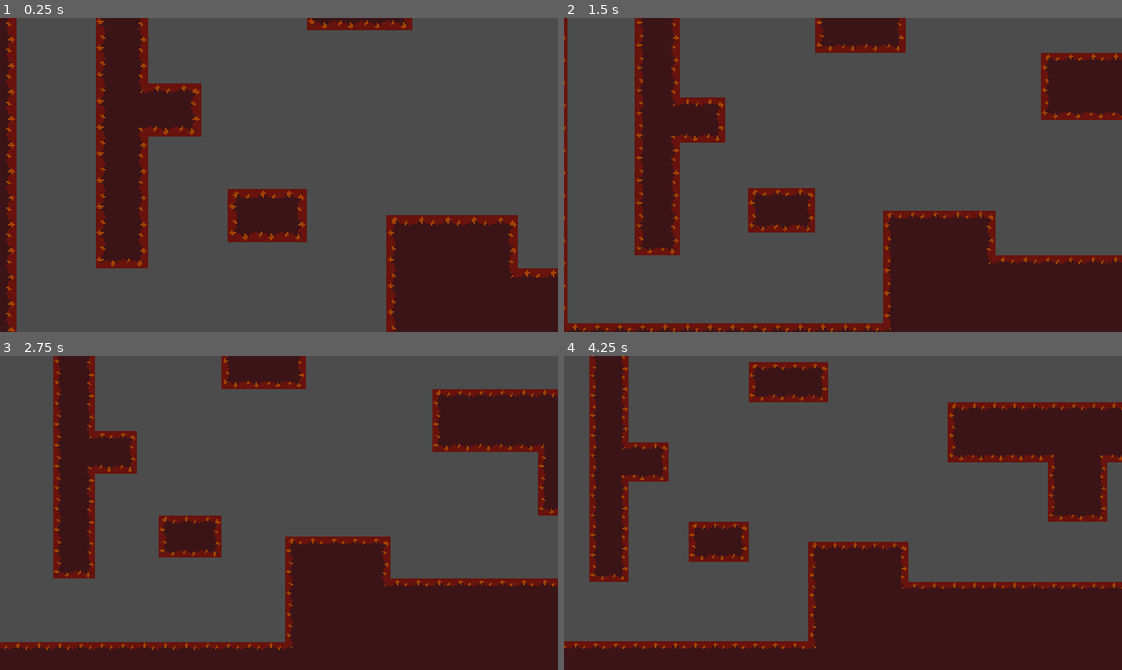
Above: before the commit, frames 1-4 (two rows, left to right).
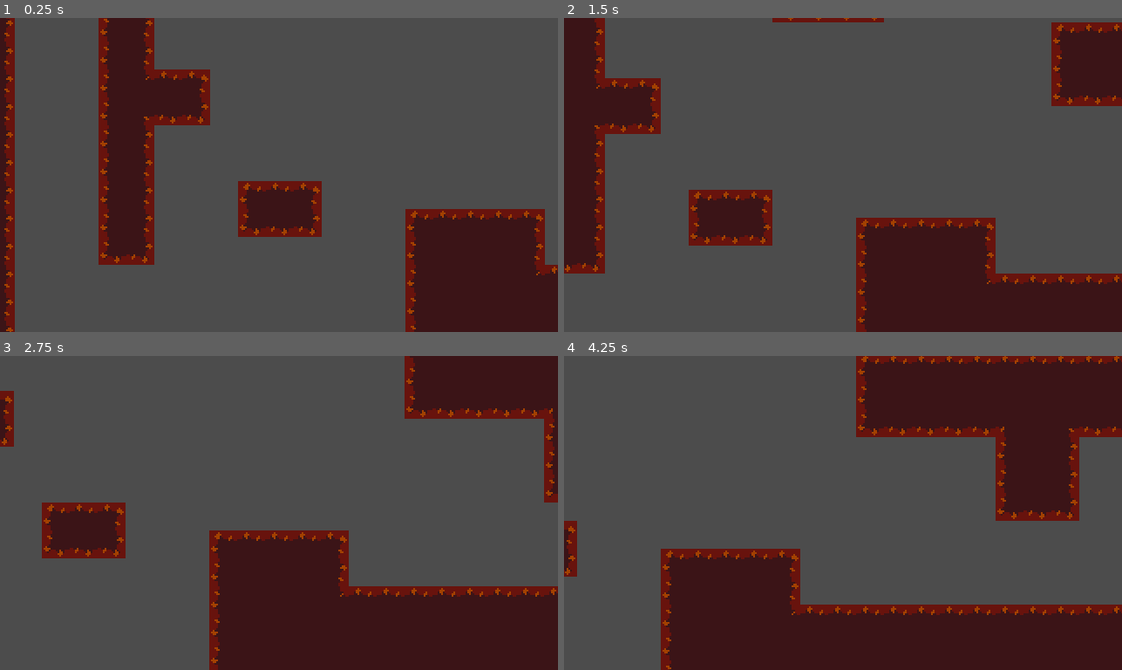
Above: after the commit, the same moments.

Repository: debobrad579/Labyrinth
Game: Godot game, scene res://Main.tscn
The game is run twice, just before and just after one commit, with the same random seed, the same clock (stepped at 60 frames per second) and the same inputs.
Inputs (mouse positions are in pixels of both pictures, inside the frame that each line leads up to):
- Up to frame 1 (0.25 s): no input
- Up to frame 2 (1.5 s): move the mouse to (965, 159) at 0.52 s; hold D (walk_right_p1) from 0.53 s (still down); click (965, 159) at 0.6 s; tap Space (jump_p1) at 0.77 s; move the mouse to (731, 190) at 1.27 s; right-click (731, 190) at 1.35 s
- Up to frame 3 (2.75 s): tap Space (jump_p1) at 1.52 s; move the mouse to (334, 443) at 2.02 s; release D (walk_right_p1) at 2.03 s; hold A (walk_left_p1) from 2.03 s (still down); tap F (dash_p1) at 2.1 s
- Up to frame 4 (4.25 s): move the mouse to (815, 575) at 2.77 s; release A (walk_left_p1) at 2.78 s; hold D (walk_right_p1) from 2.78 s (still down); tap Left (walk_left_p2) at 2.85 s; tap Space (jump_p1) at 3.02, 3.77 s; move the mouse to (1010, 560) at 3.52 s; tap Right (walk_right_p2) at 3.6 s

The runs differ from the first frame. In frame 1, 12% of the frame differs, in the area x 0-100%, y 0-100%; in frame 2, 29%; in frame 3, 30%; in frame 4, 42%.

Commit message:
Add ability to die. Yay!

Diff:
--- a/Enemies/BasicGroundEnemy.tscn
+++ b/Enemies/BasicGroundEnemy.tscn
@@ -9,6 +9,9 @@
 extents = Vector2( 8, 8 )
 
 [sub_resource type="RectangleShape2D" id=2]
+
+[sub_resource type="RectangleShape2D" id=3]
+extents = Vector2( 8, 8 )
 
 [node name="BasicGroundEnemy" type="KinematicBody2D"]
 collision_layer = 16
@@ -25,6 +28,11 @@
 shape = SubResource( 2 )
 
 [node name="Hitbox" parent="." instance=ExtResource( 2 )]
+collision_layer = 8
+collision_mask = 64
+
+[node name="CollisionShape2D" parent="Hitbox" index="0"]
+shape = SubResource( 3 )
 
 [node name="Stats" parent="." instance=ExtResource( 3 )]
 maxHealth = 3
@@ -46,3 +54,5 @@
 [connection signal="no_health" from="Stats" to="." method="_on_Stats_no_health"]
 
 [editable path="Hurtbox"]
+
+[editable path="Hitbox"]
--- a/Enemies/FlyingEnemy.tscn
+++ b/Enemies/FlyingEnemy.tscn
@@ -7,15 +7,19 @@
 [ext_resource path="res://ReusableNodes/PlayerDetection.tscn" type="PackedScene" id=5]
 [ext_resource path="res://ReusableNodes/WanderController.tscn" type="PackedScene" id=6]
 [ext_resource path="res://ReusableNodes/ObjectDetector.tscn" type="PackedScene" id=7]
+[ext_resource path="res://ReusableNodes/Hitbox.gd" type="Script" id=8]
 
 [sub_resource type="CapsuleShape2D" id=1]
 radius = 8.0
 height = 0.0
 
 [sub_resource type="CircleShape2D" id=2]
+radius = 8.0
+
+[sub_resource type="CircleShape2D" id=3]
 radius = 9.15557
 
-[sub_resource type="CircleShape2D" id=3]
+[sub_resource type="CircleShape2D" id=4]
 radius = 96.0
 
 [node name="FlyingEnemy" type="KinematicBody2D"]
@@ -31,20 +35,26 @@
 maxHealth = 5
 
 [node name="Hitbox" parent="." instance=ExtResource( 3 )]
+collision_layer = 8
+collision_mask = 64
+script = ExtResource( 8 )
+
+[node name="CollisionShape2D" parent="Hitbox" index="0"]
+shape = SubResource( 2 )
 
 [node name="Hurtbox" parent="." instance=ExtResource( 4 )]
 collision_layer = 4
 collision_mask = 32
 
 [node name="CollisionShape2D" parent="Hurtbox" index="0"]
-shape = SubResource( 2 )
+shape = SubResource( 3 )
 
 [node name="PlayerDetection" parent="." instance=ExtResource( 5 )]
 visible = false
 
 [node name="CollisionShape2D" parent="PlayerDetection" index="0"]
 modulate = Color( 1, 1, 1, 0.286275 )
-shape = SubResource( 3 )
+shape = SubResource( 4 )
 
 [node name="WanderController" parent="." instance=ExtResource( 6 )]
 
@@ -57,6 +67,8 @@
 [connection signal="no_health" from="Stats" to="." method="_on_Stats_no_health"]
 [connection signal="area_entered" from="Hurtbox" to="." method="_on_Hurtbox_area_entered"]
 
+[editable path="Hitbox"]
+
 [editable path="Hurtbox"]
 
 [editable path="PlayerDetection"]
--- a/Enemies/GroundEnemy.tscn
+++ b/Enemies/GroundEnemy.tscn
@@ -8,11 +8,14 @@
 [ext_resource path="res://ReusableNodes/WanderController.tscn" type="PackedScene" id=6]
 
 [sub_resource type="RectangleShape2D" id=1]
+extents = Vector2( 8, 8 )
 
 [sub_resource type="RectangleShape2D" id=2]
+
+[sub_resource type="RectangleShape2D" id=3]
 extents = Vector2( 72, 24 )
 
-[sub_resource type="RectangleShape2D" id=3]
+[sub_resource type="RectangleShape2D" id=4]
 extents = Vector2( 8, 8 )
 
 [node name="GroundEnemy" type="KinematicBody2D"]
@@ -20,25 +23,30 @@
 script = ExtResource( 5 )
 
 [node name="Hitbox" parent="." instance=ExtResource( 1 )]
+collision_layer = 8
+collision_mask = 64
+
+[node name="CollisionShape2D" parent="Hitbox" index="0"]
+shape = SubResource( 1 )
 
 [node name="Hurtbox" parent="." instance=ExtResource( 3 )]
 collision_layer = 4
 collision_mask = 32
 
 [node name="CollisionShape2D" parent="Hurtbox" index="0"]
-shape = SubResource( 1 )
+shape = SubResource( 2 )
 
 [node name="PlayerDetection" parent="." instance=ExtResource( 4 )]
 visible = false
 
 [node name="CollisionShape2D" parent="PlayerDetection" index="0"]
-shape = SubResource( 2 )
+shape = SubResource( 3 )
 
 [node name="Stats" parent="." instance=ExtResource( 2 )]
 maxHealth = 5
 
 [node name="CollisionShape2D" type="CollisionShape2D" parent="."]
-shape = SubResource( 3 )
+shape = SubResource( 4 )
 
 [node name="WanderController" parent="." instance=ExtResource( 6 )]
 WANDER_RANGE = 64
@@ -58,6 +66,8 @@
 [connection signal="area_entered" from="Hurtbox" to="." method="_on_Hurtbox_area_entered"]
 [connection signal="no_health" from="Stats" to="." method="_on_Stats_no_health"]
 
+[editable path="Hitbox"]
+
 [editable path="Hurtbox"]
 
 [editable path="PlayerDetection"]
--- a/Main.tscn
+++ b/Main.tscn
@@ -6,7 +6,6 @@
 [ext_resource path="res://Enemies/FlyingEnemy.tscn" type="PackedScene" id=4]
 [ext_resource path="res://Enemies/BasicGroundEnemy.tscn" type="PackedScene" id=5]
 [ext_resource path="res://Enemies/GroundEnemy.tscn" type="PackedScene" id=6]
-[ext_resource path="res://Player/Player2.tscn" type="PackedScene" id=7]
 
 [node name="Main" type="Node2D"]
 
@@ -15,9 +14,6 @@
 
 [node name="Player1" parent="." instance=ExtResource( 3 )]
 position = Vector2( 170.5, 22.5 )
-
-[node name="Player2" parent="." instance=ExtResource( 7 )]
-position = Vector2( 191, 9 )
 
 [node name="Camera" parent="." instance=ExtResource( 2 )]
 pixel_stretch_point = 100
--- a/Player/Player.gd
+++ b/Player/Player.gd
@@ -67,6 +67,7 @@
 onready var attackPivot = $BasicAttackPivot
 onready var attack_hitbox = $BasicAttackPivot/BasicAttack/CollisionShape2D
 onready var attack_hitbox2 = $BasicAttackPivot/BasicAttack
+onready var stats = $Stats
 
 # Player Platforming Variables
 var motion = Vector2.ZERO
@@ -269,3 +270,10 @@
 
 func _on_AttackTimer_timeout():
 	attack_hitbox.disabled = true
+
+func _on_PlayerHurtbox_area_entered(area):
+	stats.health -= area.damage
+	print("hi")
+
+func _on_Stats_no_health():
+	queue_free()
--- a/Player/Player.tscn
+++ b/Player/Player.tscn
@@ -1,7 +1,8 @@
-[gd_scene load_steps=6 format=2]
+[gd_scene load_steps=8 format=2]
 
 [ext_resource path="res://Player/Player.gd" type="Script" id=1]
 [ext_resource path="res://Player/BasicAttack.gd" type="Script" id=2]
+[ext_resource path="res://ReusableNodes/Stats.tscn" type="PackedScene" id=3]
 
 [sub_resource type="RectangleShape2D" id=1]
 extents = Vector2( 3.92402, 9.71526 )
@@ -13,6 +14,9 @@
 [sub_resource type="CapsuleShape2D" id=3]
 radius = 3.93126
 height = 7.22008
+
+[sub_resource type="RectangleShape2D" id=4]
+extents = Vector2( 3.43045, 9.20993 )
 
 [node name="Player" type="KinematicBody2D" groups=[
 "Players",
@@ -79,7 +83,19 @@
 [node name="CollisionShape2D" type="CollisionShape2D" parent="BasicAttackPivot/BasicAttack"]
 shape = SubResource( 3 )
 disabled = true
+
+[node name="PlayerHurtbox" type="Area2D" parent="."]
+collision_layer = 64
+collision_mask = 8
+
+[node name="CollisionShape2D" type="CollisionShape2D" parent="PlayerHurtbox"]
+shape = SubResource( 4 )
+
+[node name="Stats" parent="." instance=ExtResource( 3 )]
+maxHealth = 5
 [connection signal="body_entered" from="WallDetector" to="." method="_on_WallDetector_body_entered"]
 [connection signal="body_exited" from="WallDetector" to="." method="_on_WallDetector_body_exited"]
 [connection signal="timeout" from="WallJumpTimer" to="." method="_on_WallJumpTimer_timeout"]
 [connection signal="timeout" from="AttackTimer" to="." method="_on_AttackTimer_timeout"]
+[connection signal="area_entered" from="PlayerHurtbox" to="." method="_on_PlayerHurtbox_area_entered"]
+[connection signal="no_health" from="Stats" to="." method="_on_Stats_no_health"]
--- /dev/null
+++ b/ReusableNodes/Hitbox.gd
@@ -0,0 +1,3 @@
+extends Area2D
+
+export var damage = 1
--- a/ReusableNodes/Hitbox.tscn
+++ b/ReusableNodes/Hitbox.tscn
@@ -1,5 +1,8 @@
-[gd_scene format=2]
+[gd_scene load_steps=2 format=2]
+
+[ext_resource path="res://ReusableNodes/Hitbox.gd" type="Script" id=1]
 
 [node name="Hitbox" type="Area2D"]
+script = ExtResource( 1 )
 
 [node name="CollisionShape2D" type="CollisionShape2D" parent="."]
--- a/project.godot
+++ b/project.godot
@@ -129,6 +129,8 @@
 2d_physics/layer_4="enemy hitbox"
 2d_physics/layer_5="enemy"
 2d_physics/layer_6="weapon hitbox"
+2d_physics/layer_7="player hurtbox"
+2d_physics/layer_8="player hitbox"
 
 [rendering]
 
Not shown: 1 places in Enemies/BasicGroundEnemy.tscn that only renumber resources
Not shown: 1 places in Enemies/FlyingEnemy.tscn that only renumber resources
Not shown: 1 places in Enemies/GroundEnemy.tscn that only renumber resources
Not shown: 1 places in Main.tscn that only renumber resources
